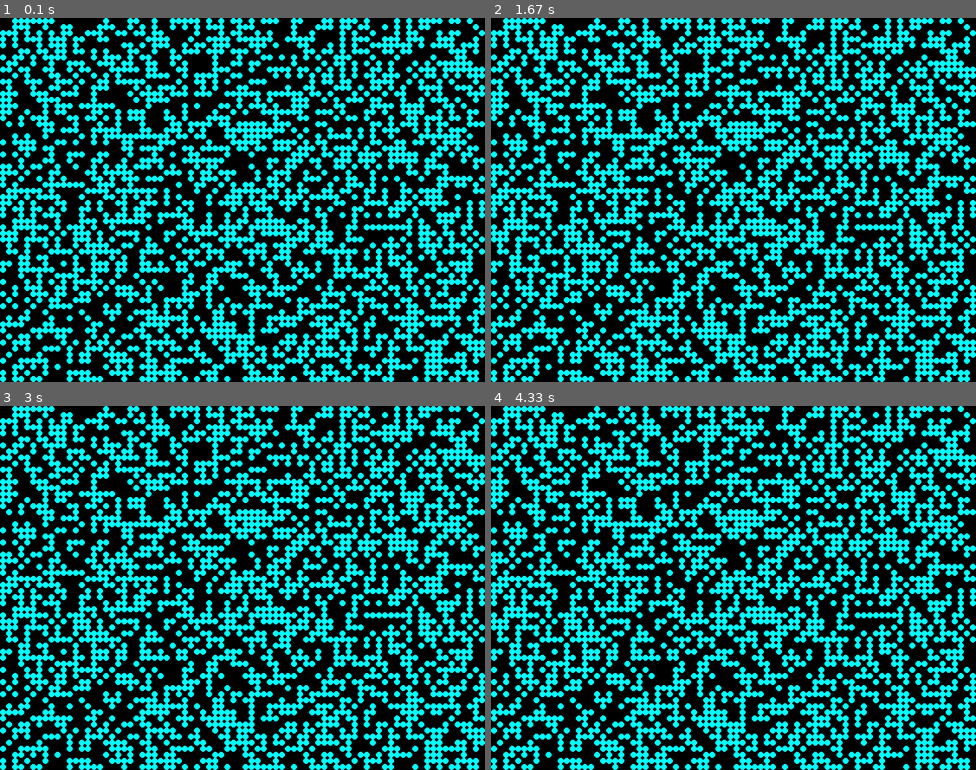
Above: before the commit, frames 1-4 (two rows, left to right).
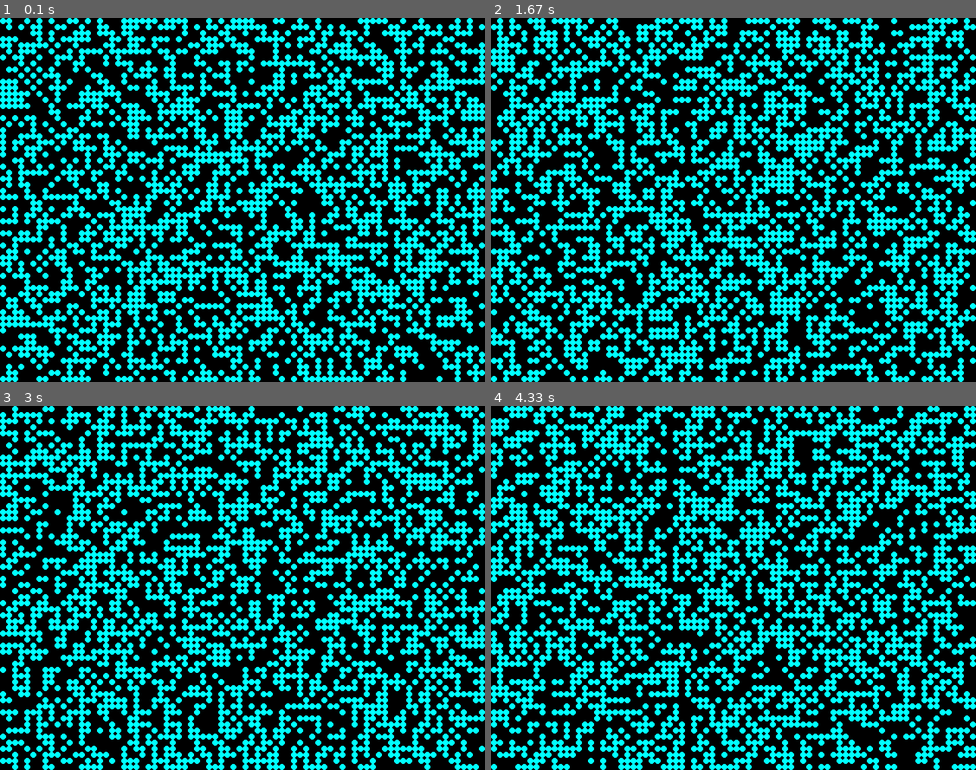
Above: after the commit, the same moments.

Repository: DeVitoC/ConwaysGameOfLifeInPygame
Game: pygame game, started from PygameCGOL/GameOfLife.py
Two runs of this game, one before a commit and one after it. Both use one fixed random seed, a clock stepped at 60 frames per second and the inputs below.
Inputs:
- Up to frame 1 (0.1 s): no input
- Up to frame 2 (1.67 s): tap R at 1.33 s
- Up to frame 3 (3 s): no input
- Up to frame 4 (4.33 s): tap R at 4.17 s

The runs differ from the first frame. In frame 1, 39% of the frame differs, in the area x 0-100%, y 0-100%; in frame 2, 38%; in frame 3, 38%; in frame 4, 39%.

Commit message:
Added method alternate_boards to switch between boards. Managed to get it to switch between two random boards. Just need to define the rules now.

Diff:
--- a/PygameCGOL/GameOfLife.py
+++ b/PygameCGOL/GameOfLife.py
@@ -67,6 +67,15 @@
 	def clear_screen(self):
 		self.screen.fill(self.dead_color)
 
+	def alternate_boards(self):
+		for row in range(self.num_rows):
+			for col in range(self.num_cols):
+				print("This is where the check for the 4 rules of the Game Of Life would happen - to be built)")
+				# Temporarily just assigning a random value to make sure it's alternating correctly
+				cell = random.choice([0, 1])
+				self.game_boards[self.current_game_board][row][col] = cell
+		self.current_game_board = (self.current_game_board + 1) % 2
+
 	def handle_events(self):
 		for event in pygame.event.get():
 			# User has closed the window manually
@@ -80,11 +89,11 @@
 				elif event.unicode == 'p':
 					self.is_paused = not self.is_paused
 				elif event.unicode == 'r':
-					print("this will call a method to start over with a random board - to be written still")
+					self.set_board()
 
-	#######################
+	####################
 	# Run loop
-	#######################
+	####################
 
 	def run(self):
 		while True:
@@ -93,6 +102,8 @@
 			# handles pause condition while still listening to events
 			if self.is_paused:
 				continue
+			# Switch between current and inactive game boards
+			self.alternate_boards()
 			# Draw the current game board on the screen
 			self.draw_board()
 
